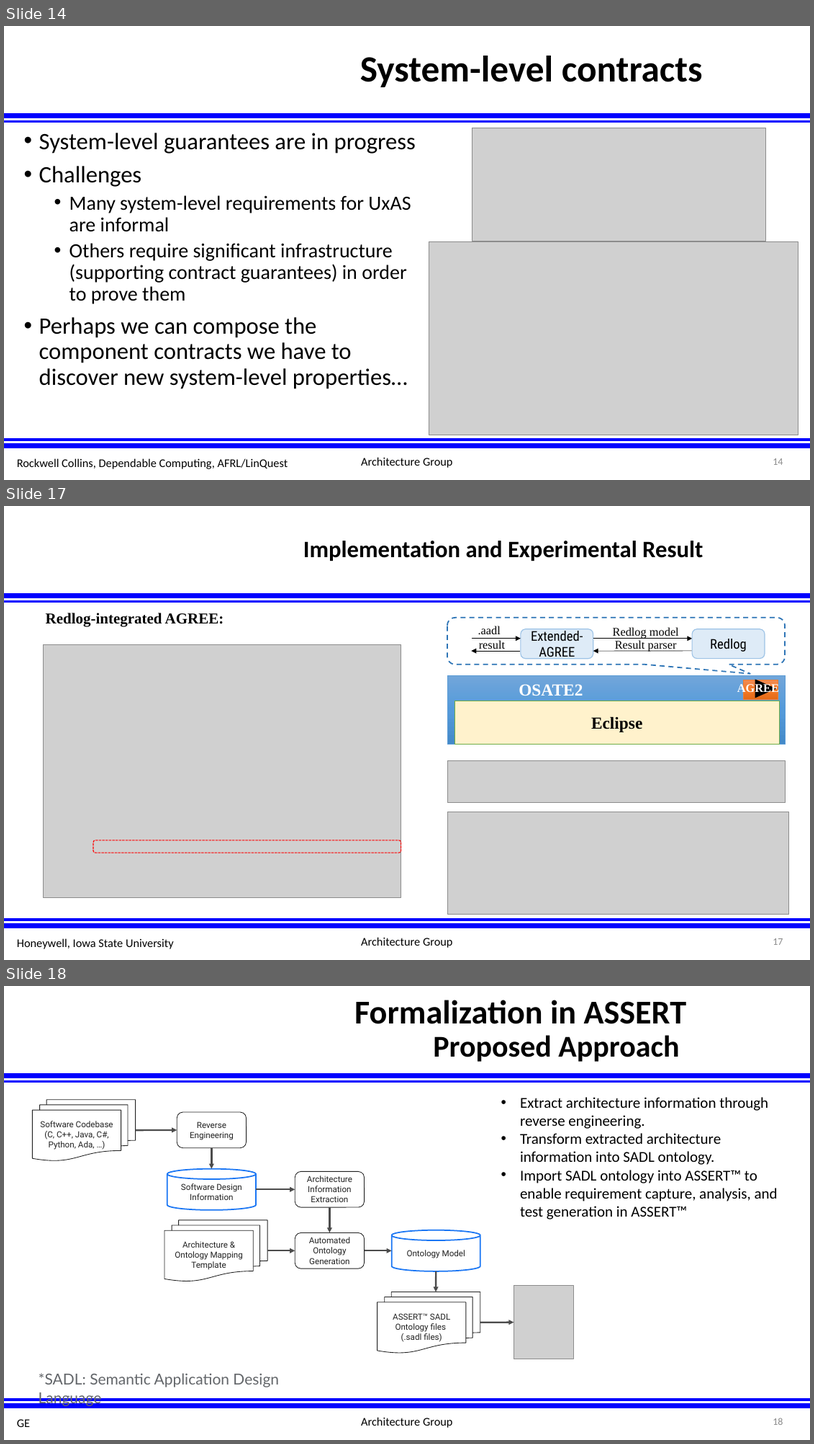
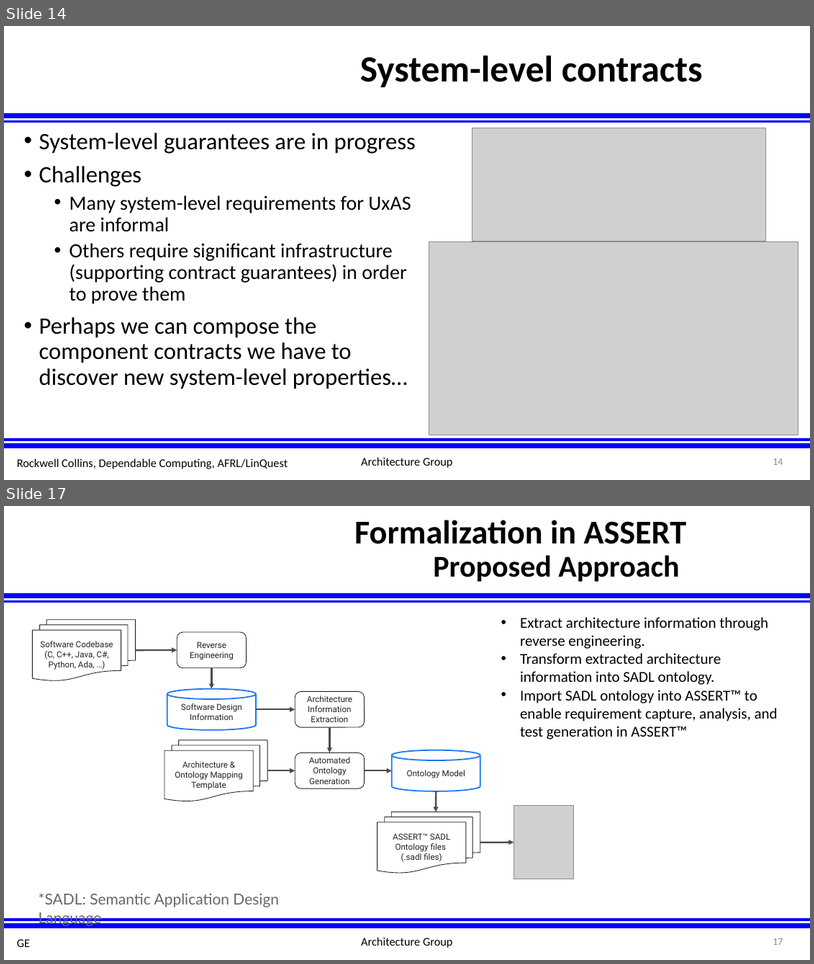
Before and after one commit to afrl-rq/OpenUxAS-SoI, a slide deck: presentations/S5_SoI_Architecture_Group.pptx. Shown one above the other, each under a label of ours: slides 14, 17 and 18 before the commit, slides 14 and 17 after it; the slides between them are not shown. The pictures are 814x1444 and 814x964 pixels, drawn with LibreOffice and Linux fonts; fonts in the diff are those of the drawing; grey boxes stand for pictures; background and template pictures are left out. Boxes give left, top, right and bottom in pixels: in the first picture for what was removed or moved away, otherwise in the second. Text is boxed around its words. In the diff, an @@ line names an element or a change of style, - is before the commit and + after.

```diff
--- a/presentations/S5_SoI_Architecture_Group.pptx
+++ b/presentations/S5_SoI_Architecture_Group.pptx
@@ slide 17 removed at box(4, 506, 810, 960), background #FFFFFF; not listed: 5 template elements that a slide beside it also shows @@
@@ title removed at box(304, 541, 703, 561) @@
-Implementation and Experimental Result
@@ text removed at box(46, 613, 224, 627) @@
-Redlog-integrated AGREE:
@@ rounded speech box removed at box(448, 618, 785, 664) @@
@@ text removed at box(478, 626, 501, 635) @@
-.aadl
@@ rounded rectangle removed at box(521, 629, 594, 659) @@
-Extended-AGREE
@@ text removed at box(613, 627, 679, 638) @@
-Redlog model
@@ rounded rectangle removed at box(692, 629, 765, 659) @@
-Redlog
@@ picture removed at box(44, 644, 401, 898) @@
@@ arrow removed from (521, 651) to (471, 651) @@
@@ arrow removed from (472, 638) to (521, 638) @@
@@ text removed at box(479, 640, 505, 651) @@
-result
@@ arrow removed from (594, 638) to (692, 638) @@
@@ arrow removed from (693, 651) to (594, 651) @@
@@ text removed at box(615, 640, 677, 651) @@
-Result parser
@@ rectangle removed at box(448, 675, 785, 743) @@
@@ text removed at box(519, 684, 583, 695) @@
-OSATE2
@@ text removed at box(738, 682, 779, 695) @@
-AGREE
@@ rectangle removed at box(743, 680, 778, 699) @@
@@ triangle removed at box(756, 680, 776, 698) @@
@@ rectangle removed at box(455, 701, 779, 744) @@
-Eclipse
@@ picture removed at box(448, 761, 785, 803) @@
@@ picture removed at box(448, 811, 790, 914) @@
@@ rounded rectangle removed at box(93, 840, 401, 852) @@
@@ text removed at box(361, 937, 453, 947) @@
-Architecture Group
@@ text removed at box(17, 938, 174, 949) @@
-Honeywell, Iowa State University
@@ what was slide 18 is now slide 17 @@
@@ page number at box(773, 938, 783, 944): text changed @@
-18
+17
```
Also in this commit, not shown: 2 slides changed, 1 slide added, 1 other slide removed.
